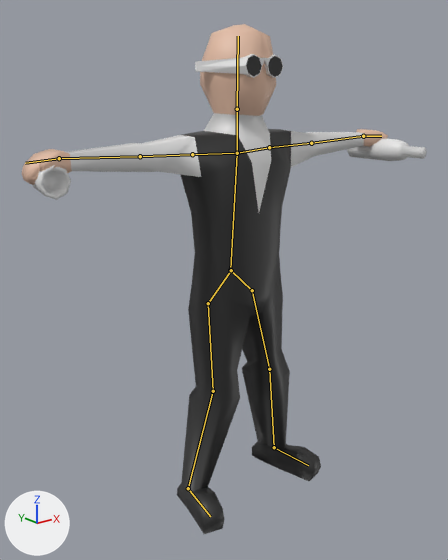
Before and after pictures for a commit that changed the Blender file Originals/Models/Characters/LowPolyCharacter_BarTender.blend.
One viewpoint serves both versions: a 50 mm camera at (-1.468, -1.855, 1.607) aimed at (-0.139, -0.194, 0.943). Every picture has the same lights, and +X, +Y and +Z are marked at lower left. The bones that bend it are drawn over the model as lines.

Names of what the first picture shows: 'Body', 'Bottle', 'Glass'.
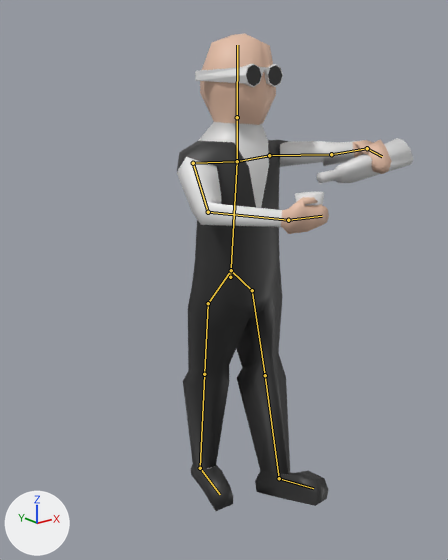
The newer file adds an action. The first version stands in its rest pose; the second is drawn at frame 17 of the action 'ServingDrink'.

Pixel boxes [x1, y1, x2, y2] of what changed, in the pictures (448 x 560 px):
'Body', posed (41% narrower, 6% shorter): before [22, 24, 388, 534]; after [177, 34, 392, 511]
'Bottle', posed: before [347, 139, 427, 161]; after [317, 138, 413, 183]
'Glass', posed: before [33, 165, 71, 200]; after [295, 192, 324, 206]
bone 'Torso', root to tip: before (230, 270) to (237, 153); after (230, 277) to (237, 161)
bone 'UpperArm.L', root to tip: before (269, 147) to (311, 143); after (269, 155) to (331, 154)
bone 'LowerArm.L', root to tip: before (311, 143) to (363, 136); after (331, 154) to (367, 148)
bone 'Hand.L', root to tip: before (363, 136) to (381, 136); after (367, 148) to (382, 156)
bone 'UpperArm.R', root to tip: before (192, 154) to (140, 156); after (193, 163) to (208, 212)
bone 'LowerArm.R', root to tip: before (140, 156) to (59, 158); after (208, 212) to (288, 220)
bone 'Hand.R', root to tip: before (59, 158) to (25, 163); after (288, 220) to (322, 216)
bone 'UpperLeg.L', root to tip: before (252, 290) to (269, 369); after (252, 290) to (265, 375)
bone 'LowerLeg.L', root to tip: before (269, 369) to (274, 447); after (265, 375) to (279, 478)
bone 'Foot.L', root to tip: before (274, 447) to (308, 465); after (279, 478) to (313, 488)
bone 'UpperLeg.R', root to tip: before (208, 303) to (213, 391); after (208, 303) to (204, 374)
bone 'LowerLeg.R', root to tip: before (213, 391) to (188, 488); after (204, 374) to (200, 468)
bone 'Foot.R', root to tip: before (188, 488) to (210, 516); after (200, 468) to (220, 494)

The change in detail:
Bone 'Torso' (bone_torso) moves from (0.0, 0.0, 0.0) to (0.001, -0.029, 0.002).
Bone 'UpperArm.L' (bone_upperarm_l) turns from (0, 0, 0) to (-15, -98, -42) degrees about its own x, y and z.
Bone 'LowerArm.L' (bone_lowerarm_l) turns from (0, 0, 0) to (-63, 2, -3) degrees about its own x, y and z.
Bone 'Hand.L' (bone_hand_l) turns from (0, 0, 0) to (-13, 109, 8) degrees about its own x, y and z.
Bone 'UpperArm.R' (bone_upperarm_r) turns from (0, 0, 0) to (-78, 45, 1) degrees about its own x, y and z.
Bone 'LowerArm.R' (bone_lowerarm_r) turns from (0, 0, 0) to (-32, -1, 50) degrees about its own x, y and z.
Bone 'Hand.R' (bone_hand_r) turns from (0, 0, 0) to (4, 13, 8) degrees about its own x, y and z.
Bone 'UpperLeg.L' (bone_upperleg_l) turns from (0, 0, 0) to (-10, -10, -5) degrees about its own x, y and z.
Bone 'LowerLeg.L' (bone_lowerleg_l) turns from (0, 0, 0) to (-1, 6, -13) degrees about its own x, y and z.
Bone 'Foot.L' (bone_foot_l) turns from (0, 0, 0) to (-3, 7, -5) degrees about its own x, y and z.
Bone 'UpperLeg.R' (bone_upperleg_r) turns from (0, 0, 0) to (-10, 2, -22) degrees about its own x, y and z.
Bone 'LowerLeg.R' (bone_lowerleg_r) turns from (0, 0, 0) to (0, 3, 27) degrees about its own x, y and z.
Bone 'Foot.R' (bone_foot_r) turns from (0, 0, 0) to (-4, -1, 0) degrees about its own x, y and z.
